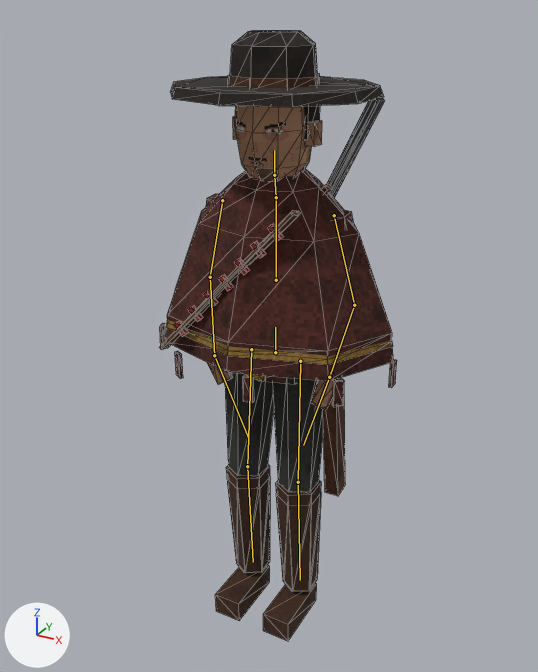
An edit to the glTF model godot_demo/models/characters/npc_armeiro.glb, drawn before and after from the same camera.
Both versions are drawn from a camera (50 mm lens) standing at (1.05, -1.95, 2.03) and looking at (-0.04, 0.03, 1.04). Every picture has the same lights, and +X, +Y and +Z are marked at lower left. The picture after the commit comes second. The bones that change, and the others that lie on the model, are drawn over the model as lines. Mesh edges are drawn as thin lines.

Objects in the first picture: 'armeiro'.
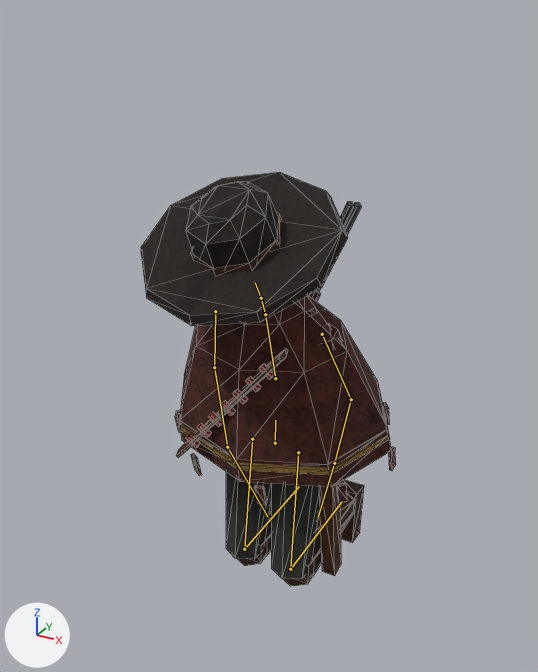
The newer file adds an action. The first version stands in its rest pose; the second is drawn at frame 25 of the action 'Kneel_Loop'.

The change in detail:
Bone 'hips' (bone_hips) moves from (0.0, 0.0, 0.0) to (0.0, -0.344, 0.0).
Bone 'chest' (bone_chest) turns from (0, 0, 0) to (15, 0, 0) degrees about its own x, y and z.
Bone 'head' (bone_head) turns from (0, 0, 0) to (15, 0, 0) degrees about its own x, y and z.
Bone 'thigh.L' (bone_thigh_l) turns from (0, 0, 0) to (-6, 0, 0) degrees about its own x, y and z.
Bone 'shin.L' (bone_shin_l) turns from (0, 0, 0) to (92, 0, 0) degrees about its own x, y and z.
Bone 'thigh.R' (bone_thigh_r) turns from (0, 0, 0) to (-4, 0, 0) degrees about its own x, y and z.
Bone 'shin.R' (bone_shin_r) turns from (0, 0, 0) to (90, 0, 0) degrees about its own x, y and z.

Pixel boxes [x1, y1, x2, y2] of what changed, in the pictures (538 x 672 px):
'armeiro', posed (8% wider, 32% shorter)
    before: [160, 30, 397, 641]
    after: [141, 172, 396, 586]
bone 'hips', root to tip
    before: (275, 352) to (275, 327)
    after: (275, 443) to (275, 420)
bone 'chest', root to tip
    before: (276, 280) to (276, 197)
    after: (275, 378) to (265, 314)
bone 'head', root to tip
    before: (274, 175) to (274, 150)
    after: (261, 298) to (255, 282)
bone 'thigh.L', root to tip
    before: (300, 361) to (298, 482)
    after: (298, 452) to (290, 569)
bone 'shin.L', root to tip
    before: (298, 482) to (300, 580)
    after: (290, 569) to (341, 502)
bone 'thigh.R', root to tip
    before: (251, 349) to (247, 466)
    after: (252, 439) to (244, 549)
bone 'shin.R', root to tip
    before: (247, 466) to (253, 562)
    after: (244, 549) to (299, 486)
